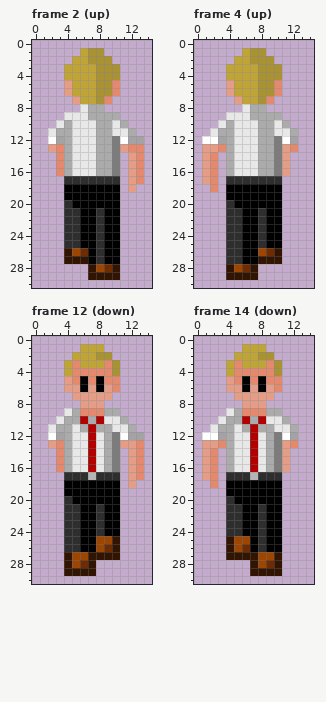
One commit to this pixel-art file: assets/player/player.ase. Above is the file before it was changed.
15x31 pixels, 20 frames. Shown: frame 2 (up), frame 4 (up), frame 12 (down), frame 14 (down).
The result:
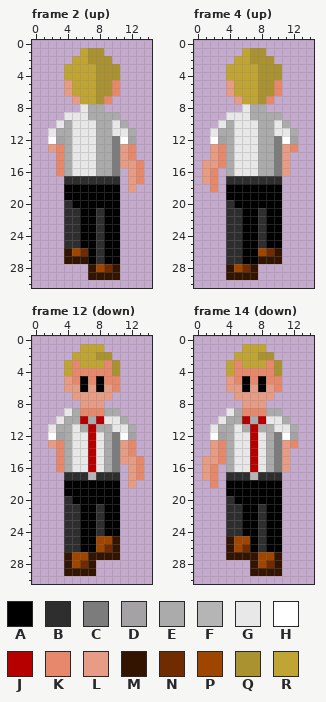
Palette (. is transparent): A #000000  B #2e2e2e  C #7c7c7c  D #a5a2a5  E #ababab  F #b5b5b5  G #e8e8e8  H #ffffff  J #b60000  K #e6886c  L #e69c85  M #321401  N #702b00  P #9e4500  Q #aa9230  R #c1a534
What changed:
Frame 2 (up):
The author changed colour L to colour K in row 14 at x 12.
Colour L now appears in rows 14 to 15 at x 11.
Colour D is removed in row 12 at x 13.
Colour K is removed in rows 13 to 14 at x 13.
Frame 4 (up):
Colour K now appears in rows 14 to 15 at x 3.
The author changed colour K to colour L in rows 14 to 15 at x 2.
Colour H is removed in row 12 at x 1.
Colour L is removed in rows 13 to 14 at x 1.
Frame 12 (down):
The author changed colour L to colour K in rows 13 to 14 at x 12.
Colour L now appears in rows 14 to 15 at x 11.
Colour D is removed in row 12 at x 13.
Colour K is removed in rows 13 to 14 at x 13.
Frame 14 (down): the same change as frame 4 (up)
Pixel boxes of the changes (left, top, right, bottom) in both pictures:
changed: (120, 136, 144, 168)
changed: (202, 136, 226, 168)
changed: (120, 432, 144, 464)
changed: (202, 432, 226, 464)
